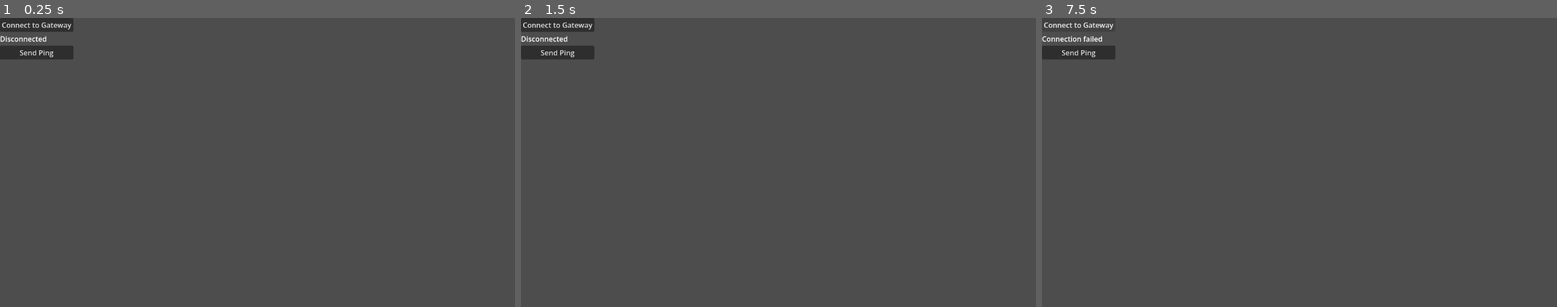
Above: before the commit, frames 1-3 (left to right).
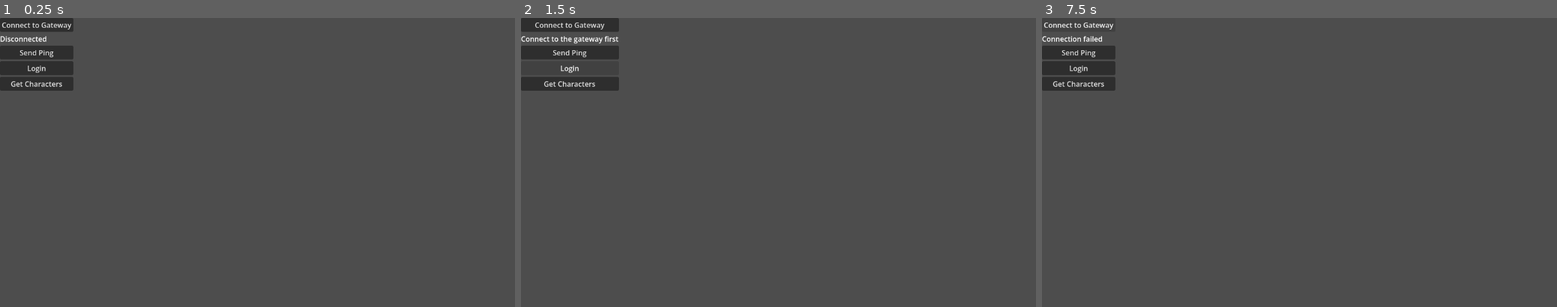
Above: after the commit, the same moments.

Repository: kathibrati/moondrasil-online
Game: Godot game, scene res://Main.tscn
Two runs of this game, one before a commit and one after it. Both use one fixed random seed, a clock stepped at 60 frames per second and the inputs below.
Inputs (mouse positions are in pixels of both pictures, inside the frame that each line leads up to):
- Up to frame 1 (0.25 s): no input
- Up to frame 2 (1.5 s): click "Send Ping" at 0.5 s; click (572, 67) at 1.25 s, where only the run after the commit has a clickable "Login"
- Up to frame 3 (7.5 s): click (1093, 84) at 2 s, where only the run after the commit has a clickable "Get Characters"; click "Send Ping" at 2.75 s; click (1093, 67) at 3.5 s, where only the run after the commit has a clickable "Login"; click (1093, 84) at 4.25 s, where only the run after the commit has a clickable "Get Characters"; click "Send Ping" at 5 s; click (1093, 67) at 5.75 s, where only the run after the commit has a clickable "Login"; click (1093, 84) at 6.5 s, where only the run after the commit has a clickable "Get Characters"; click "Connect to Gateway" at 7.25 s

The runs differ from the first frame. In frame 1, 1.3% of the frame differs, in the area x 0-15%, y 14-26%; in frame 2, 1.8%, in the area x 0-20%, y 0-26%; in frame 3, 1.3%.

Commit message:
add login and character listing support for WebSocket protocol

Diff:
--- a/client/godot/moondrasil-online/Main.gd
+++ b/client/godot/moondrasil-online/Main.gd
@@ -3,12 +3,16 @@
 @onready var connect_button = $VBoxContainer/ConnectButton
 @onready var status_label = $VBoxContainer/StatusLabel
 @onready var ping_button = $VBoxContainer/PingButton
+@onready var login_button = $VBoxContainer/LoginButton
+@onready var get_characters_button = $VBoxContainer/GetCharactersButton
 
 var websocket := WebSocketPeer.new()
 
 func _ready():
 	connect_button.pressed.connect(_on_connect_pressed)
 	ping_button.pressed.connect(_on_ping_pressed)
+	login_button.pressed.connect(_on_login_pressed)
+	get_characters_button.pressed.connect(_on_get_characters_pressed)
 
 func _process(_delta):
 	websocket.poll()
@@ -18,8 +22,7 @@
 			var message = websocket.get_packet().get_string_from_utf8()
 
 			print("Received: ", message)
-
-			status_label.text = message
+			_display_message(message)
 
 func _on_connect_pressed():
 	var error = websocket.connect_to_url(
@@ -36,6 +39,39 @@
 		"type": "PING"
 	}
 
-	websocket.send_text(
-		JSON.stringify(payload)
-	)
+	_send_message(payload)
+
+func _on_login_pressed():
+	var payload = {
+		"type": "LOGIN",
+		"username": "test",
+		"password": "test"
+	}
+
+	_send_message(payload)
+
+func _on_get_characters_pressed():
+	_send_message({
+		"type": "GET_CHARACTERS"
+	})
+
+func _send_message(payload: Dictionary):
+	if websocket.get_ready_state() != WebSocketPeer.STATE_OPEN:
+		status_label.text = "Connect to the gateway first"
+		return
+
+	websocket.send_text(JSON.stringify(payload))
+
+func _display_message(message: String):
+	var payload = JSON.parse_string(message)
+
+	if typeof(payload) == TYPE_DICTIONARY and payload.get("type") == "CHARACTER_LIST":
+		var character_names: Array[String] = []
+
+		for character in payload.get("characters", []):
+			character_names.append(str(character.get("name", "")))
+
+		status_label.text = "Characters: " + ", ".join(character_names)
+		return
+
+	status_label.text = message
--- a/client/godot/moondrasil-online/Main.tscn
+++ b/client/godot/moondrasil-online/Main.tscn
@@ -27,3 +27,11 @@
 [node name="PingButton" type="Button" parent="VBoxContainer" unique_id=1902620404]
 layout_mode = 2
 text = "Send Ping"
+
+[node name="LoginButton" type="Button" parent="VBoxContainer" unique_id=223255483]
+layout_mode = 2
+text = "Login"
+
+[node name="GetCharactersButton" type="Button" parent="VBoxContainer" unique_id=994015945]
+layout_mode = 2
+text = "Get Characters"
--- /dev/null
+++ b/client/godot/moondrasil-online/pingbutton.gd
@@ -0,0 +1,7 @@
+var payload = {
+	"type": "PING"
+}
+
+websocket.send_text(
+	JSON.stringify(payload)
+)
Not shown, changed: backend/game-gateway-service/build.gradle.kts
Not shown, changed: backend/game-gateway-service/src/main/kotlin/com/moondrasil/gateway/Application.kt
Not shown, added: backend/game-gateway-service/src/main/kotlin/com/moondrasil/gateway/application/GatewayMessageHandler.kt
Not shown, added: backend/game-gateway-service/src/main/kotlin/com/moondrasil/gateway/domain/message/CharacterDto.kt
Not shown, added: backend/game-gateway-service/src/main/kotlin/com/moondrasil/gateway/domain/message/CharacterListMessage.kt
Not shown, added: backend/game-gateway-service/src/main/kotlin/com/moondrasil/gateway/domain/message/ErrorMessage.kt
Not shown, added: backend/game-gateway-service/src/main/kotlin/com/moondrasil/gateway/domain/message/GetCharactersMessage.kt
Not shown, added: backend/game-gateway-service/src/main/kotlin/com/moondrasil/gateway/domain/message/LoginFailedMessage.kt
Not shown, added: backend/game-gateway-service/src/main/kotlin/com/moondrasil/gateway/domain/message/LoginMessage.kt
Not shown, added: backend/game-gateway-service/src/main/kotlin/com/moondrasil/gateway/domain/message/LoginSuccessMessage.kt
Not shown, added: backend/game-gateway-service/src/main/kotlin/com/moondrasil/gateway/interfaces/websocket/GameWebSocketRoutes.kt
Not shown, added: backend/game-gateway-service/src/main/kotlin/com/moondrasil/gateway/interfaces/websocket/MessageDispatcher.kt
(and 2 more such lines)
